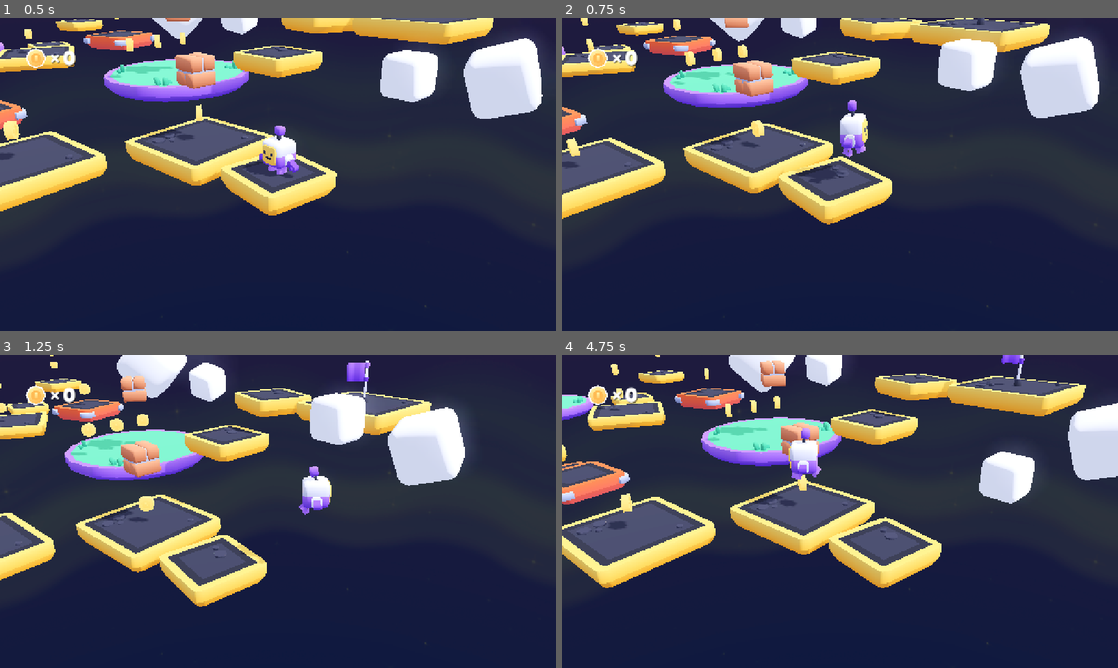
Above: before the commit, frames 1-4 (two rows, left to right).
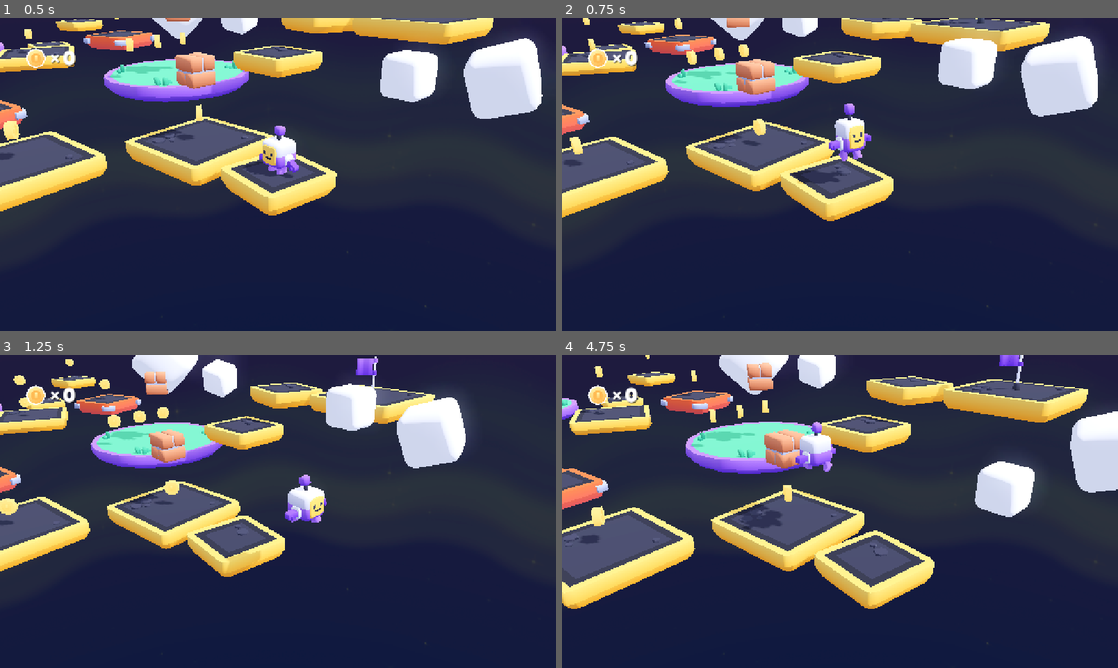
Above: after the commit, the same moments.

Repository: ManOfDuck/GameU-3d-platformer
Game: Godot game, scene res://scenes/main.tscn
The game is run twice, just before and just after one commit, with the same random seed, the same clock (stepped at 60 frames per second) and the same inputs.
Inputs:
- Up to frame 1 (0.5 s): no input
- Up to frame 2 (0.75 s): hold D (move_right) from 0.53 s (still down); tap Space (jump) at 0.6 s
- Up to frame 3 (1.25 s): keep holding D (move_right); tap Space (jump) at 0.77, 1.07 s
- Up to frame 4 (4.75 s): release D (move_right) at 1.28 s; hold S (move_back) 1.28-2.03 s; tap Down (camera_down) at 1.35 s; tap Space (jump) at 1.52, 1.55, 1.82, 2.3, 3.02, 3.05, 3.32, 3.77, 3.8, 4.07, 4.35, 4.52 s; hold D (move_right) 2.03-2.78 s; tap Left (camera_left) at 2.1 s; hold W (move_forward) 2.78-3.53 s; tap Right (camera_right) at 2.85 s; hold A (move_left) from 3.53 s (still down); tap Up (camera_up) at 3.6 s

Frame 1 is identical in both runs. In frame 2, 6.1% of the frame differs, in the area x 0-97%, y 0-66%; in frame 3, 26%; in frame 4, 27%, in the area x 0-100%, y 0-82%.

Commit message:
Archive coin, make player.gd more readable

Diff:
--- a/objects/coin.tscn
+++ b/archive/coin.tscn
@@ -1,7 +1,7 @@
 [gd_scene load_steps=16 format=4 uid="uid://dfpisimsgf5ce"]
 
 [ext_resource type="Texture2D" uid="uid://0odt7cvj574e" path="res://models/Textures/colormap.png" id="2_04qt4"]
-[ext_resource type="Script" uid="uid://0gfgixhikw1y" path="res://objects/coin.gd" id="2_gaakh"]
+[ext_resource type="Script" uid="uid://0gfgixhikw1y" path="res://archive/coin.gd" id="2_gaakh"]
 [ext_resource type="Texture2D" uid="uid://bs6puxrivhkk2" path="res://sprites/particle.png" id="3_xl1k0"]
 
 [sub_resource type="StandardMaterial3D" id="StandardMaterial3D_ct61v"]
--- a/objects/player.tscn
+++ b/objects/player.tscn
@@ -36,10 +36,9 @@
 scale_min = 0.75
 scale_curve = SubResource("CurveTexture_f46kd")
 
-[node name="Player" type="CharacterBody3D" node_paths=PackedStringArray("view")]
+[node name="Player" type="CharacterBody3D"]
 transform = Transform3D(1, 0, 0, 0, 1, 0, 0, 0, 1, 0, 1.8580446, 0)
 script = ExtResource("1_ffboj")
-view = NodePath("Node/View")
 
 [node name="Collider" type="CollisionShape3D" parent="."]
 transform = Transform3D(1, 0, 0, 0, 1, 0, 0, 0, 1, 0, 0.55, 0)
@@ -70,13 +69,14 @@
 pitch_scale = 1.25
 autoplay = true
 
-[node name="Node" type="Node" parent="."]
+[node name="CameraHolder" type="Node" parent="."]
 
-[node name="View" type="Node3D" parent="Node" node_paths=PackedStringArray("target")]
+[node name="View" type="Node3D" parent="CameraHolder" node_paths=PackedStringArray("target")]
+unique_name_in_owner = true
 transform = Transform3D(1, 0, 0, 0, 1, 0, 0, 0, 1, 0, 1.8580446, 0)
 script = ExtResource("6_3rerk")
 target = NodePath("../..")
 
-[node name="Camera" type="Camera3D" parent="Node/View"]
+[node name="Camera" type="Camera3D" parent="CameraHolder/View"]
 
 [editable path="Character"]
--- a/scenes/demo.tscn
+++ b/scenes/demo.tscn
@@ -7,6 +7,6 @@
 [node name="Player" parent="." instance=ExtResource("1_tqfh0")]
 
 [node name="CSGBox3D" type="CSGBox3D" parent="."]
-transform = Transform3D(1, 0, 0, 0, 1, 0, 0, 0, 1, 0.25463867, -0.07891846, 0.8270111)
+transform = Transform3D(1, 0, 0, 0, 1, 0, 0, 0, 1, 0.25463867, -7.115143, 0.8270111)
 use_collision = true
-size = Vector3(4.112793, 1.1578369, 6.0207214)
+size = Vector3(4.112793, 15.230286, 6.0207214)
--- a/scenes/main.tscn
+++ b/scenes/main.tscn
@@ -9,7 +9,7 @@
 [ext_resource type="PackedScene" uid="uid://uqr4hswv6d2g" path="res://objects/platform_grass_large_round.tscn" id="8_4oh1e"]
 [ext_resource type="PackedScene" uid="uid://c8up71en5djgm" path="res://objects/platform_falling.tscn" id="9_2fnpo"]
 [ext_resource type="PackedScene" uid="uid://dtjvjdjl8cs6e" path="res://models/flag.glb" id="9_fw1f5"]
-[ext_resource type="PackedScene" uid="uid://dfpisimsgf5ce" path="res://objects/coin.tscn" id="10_fwhys"]
+[ext_resource type="PackedScene" uid="uid://dfpisimsgf5ce" path="res://archive/coin.tscn" id="10_fwhys"]
 [ext_resource type="Script" uid="uid://bap462su1xjtx" path="res://scripts/hud.gd" id="11_apvpm"]
 [ext_resource type="PackedScene" uid="uid://85ldumyetgou" path="res://objects/brick.tscn" id="12_jkv2x"]
 [ext_resource type="PackedScene" uid="uid://dy017k58p20sk" path="res://objects/cloud.tscn" id="13_drtpy"]
--- a/scripts/player.gd
+++ b/scripts/player.gd
@@ -1,9 +1,7 @@
-extends CharacterBody3D
+class_name Player extends CharacterBody3D
 
 signal coin_collected
 
-@export_subgroup("Components")
-@export var view: Node3D
 
 @export_subgroup("Properties")
 @export var movement_speed = 250
@@ -24,56 +22,81 @@
 @onready var sound_footsteps = $SoundFootsteps
 @onready var model = $Character
 @onready var animation = $Character/AnimationPlayer
+@onready var view: Node3D = %View
 
-# Functions
-
+# _physics_process() will be run by Godot over and over again.
+# "delta" is how long it's been since the last time the function was run.
 func _physics_process(delta):
-
-	# Handle functions
-
+	# Calculate how we should move on this frame
 	handle_controls(delta)
 	handle_gravity(delta)
 
+	# Do some fun visual stuff
 	handle_effects(delta)
 
 	# Movement
-
 	var applied_velocity: Vector3
 
+	# NOTE: movement_velocity was set by the handle_controls() function above
 	applied_velocity = velocity.lerp(movement_velocity, delta * 10)
+
+	# NOTE: gravity was set by the handle_gravity() function above
 	applied_velocity.y = -gravity
 
 	velocity = applied_velocity
+	# This godot function tells the player to move based on the velocity we set above. It handles stuff like collisions for us!
 	move_and_slide()
 
-	# Rotation
-
+	# Rotate the direction we're moving
 	if Vector2(velocity.z, velocity.x).length() > 0:
 		rotation_direction = Vector2(velocity.z, velocity.x).angle()
-
 	rotation.y = lerp_angle(rotation.y, rotation_direction, delta * 10)
 
-	# Falling/respawning
-
+	# If our y position is too low, tell Godot to restart the level (the current scene)
 	if position.y < -10:
 		get_tree().reload_current_scene()
 
 	# Animation for scale (jumping and landing)
-
 	model.scale = model.scale.lerp(Vector3(1, 1, 1), delta * 10)
 
 	# Animation when landing
-
 	if is_on_floor() and gravity > 2 and !previously_floored:
 		model.scale = Vector3(1.25, 0.75, 1.25)
 		Audio.play("res://sounds/land.ogg")
 
 	previously_floored = is_on_floor()
 
+# Handle movement input
+func handle_controls(delta):
+	# Movement
+	var input := Vector3.ZERO
+
+	input.x = Input.get_axis("move_left", "move_right")
+	input.z = Input.get_axis("move_forward", "move_back")
+
+	input = input.rotated(Vector3.UP, view.rotation.y)
+
+	if input.length() > 1:
+		input = input.normalized()
+
+	movement_velocity = input * movement_speed * delta
+
+	# Jumping
+	if Input.is_action_just_pressed("jump"):
+		if jump_single or jump_double:
+			jump()
+
+
+# Handle gravity
+func handle_gravity(delta):
+	gravity += 25 * delta
+	if gravity > 0 and is_on_floor():
+		jump_single = true
+		gravity = 0
+
+
 # Handle animation(s)
-
 func handle_effects(delta):
-
 	particles_trail.emitting = false
 	sound_footsteps.stream_paused = true
 
@@ -102,50 +125,11 @@
 	elif animation.current_animation != "jump":
 		animation.play("jump", 0.1)
 
-# Handle movement input
-
-func handle_controls(delta):
-
-	# Movement
-
-	var input := Vector3.ZERO
-
-	input.x = Input.get_axis("move_left", "move_right")
-	input.z = Input.get_axis("move_forward", "move_back")
-
-	input = input.rotated(Vector3.UP, view.rotation.y)
-
-	if input.length() > 1:
-		input = input.normalized()
-
-	movement_velocity = input * movement_speed * delta
-
-	# Jumping
-
-	if Input.is_action_just_pressed("jump"):
-
-		if jump_single or jump_double:
-			jump()
-
-# Handle gravity
-
-func handle_gravity(delta):
-
-	gravity += 25 * delta
-
-	if gravity > 0 and is_on_floor():
-
-		jump_single = true
-		gravity = 0
 
 # Jumping
-
 func jump():
-
 	Audio.play("res://sounds/jump.ogg")
-
 	gravity = -jump_strength
-
 	model.scale = Vector3(0.5, 1.5, 0.5)
 
 	if jump_single:
@@ -155,9 +139,6 @@
 		jump_double = false;
 
 # Collecting coins
-
 func collect_coin():
-
 	coins += 1
-
 	coin_collected.emit(coins)
--- a/scripts/view.gd
+++ b/scripts/view.gd
@@ -23,7 +23,6 @@
 	pass
 
 func _physics_process(delta):
-
 	# Set position and rotation to targets
 
 	self.position = self.position.lerp(target.position, delta * 4)
@@ -34,7 +33,6 @@
 	handle_input(delta)
 
 # Handle input
-
 func handle_input(delta):
 
 	# Rotation
Renamed: objects/coin.gd -> archive/coin.gd
Renamed: objects/coin.gd.uid -> archive/coin.gd.uid
